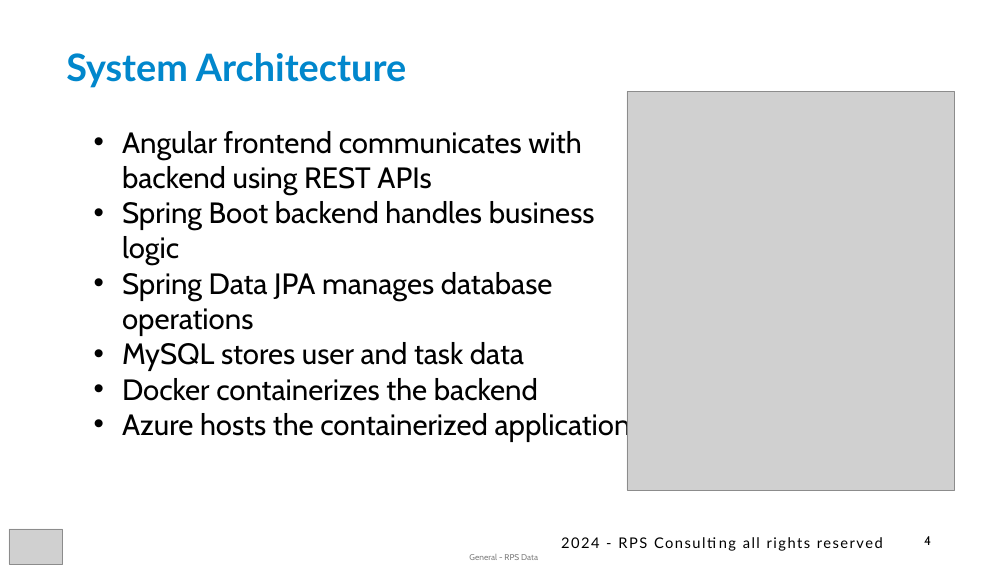
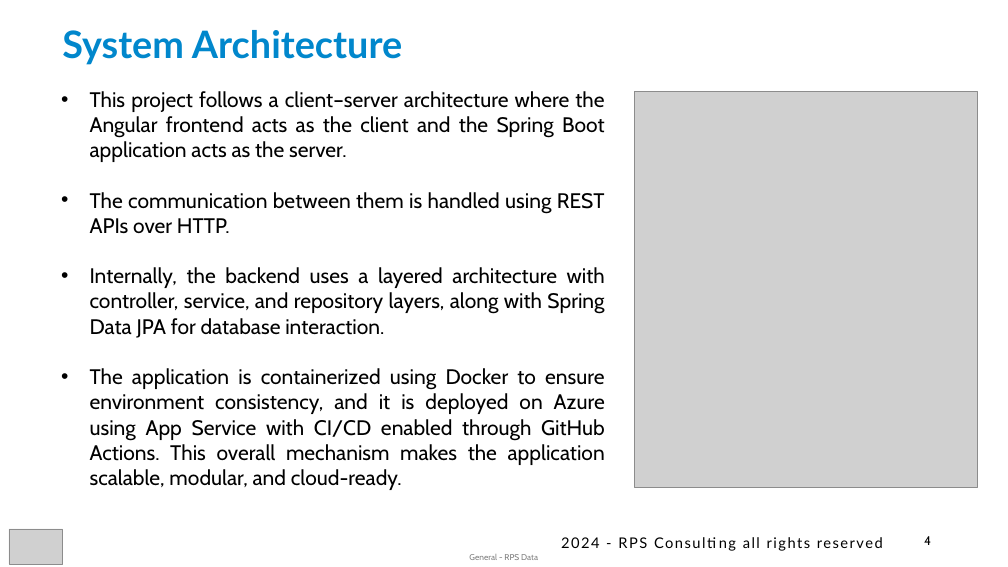
Before and after one commit to varsha21-pr/DoneVia-todo-taskmanager, a slide deck: slide 4 of CP_JAVA_Team 21 PPT.pptx. Drawn at 1008x567 pixels with LibreOffice and Linux fonts; fonts in the diff are those of the drawing; grey boxes stand for pictures. Boxes give left, top, right and bottom in pixels: in the first picture for what was removed or moved away, otherwise in the second. Text is boxed around its words. In the diff, an @@ line names an element or a change of style, - is before the commit and + after.

Commit message:
ppt updated

```diff
--- a/CP_JAVA_Team 21 PPT.pptx
+++ b/CP_JAVA_Team 21 PPT.pptx
@@ text "System Architecture": place and size @@
-text "System Architecture" at (66,53,406,88)
+text "System Architecture" at (62,30,402,65)
@@ text at (90,91,605,490): text changed; size 28 to 20 pt @@
-• Angular frontend communicates with backend using REST APIs
-• Spring Boot backend handles business logic
-• Spring Data JPA manages database operations
-• MySQL stores user and task data
-• Docker containerizes the backend
-• Azure hosts the containerized application
+• This project follows a client–server architecture where the Angular frontend acts as the client and the Spring Boot application acts as the server.
+• The communication between them is handled using REST APIs over HTTP.
+• Internally, the backend uses a layered architecture with controller, service, and repository layers, along with Spring Data JPA for database interaction.
+• The application is containerized using Docker to ensure environment consistency, and it is deployed on Azure using App Service with CI/CD enabled through GitHub Actions. This overall mechanism makes the application scalable, modular, and cloud-ready.
@@ picture: place and size @@
-picture at (627,91,954,490)
+picture at (635,91,978,488)
```
Also in this commit, not shown: 6 other slides changed.
